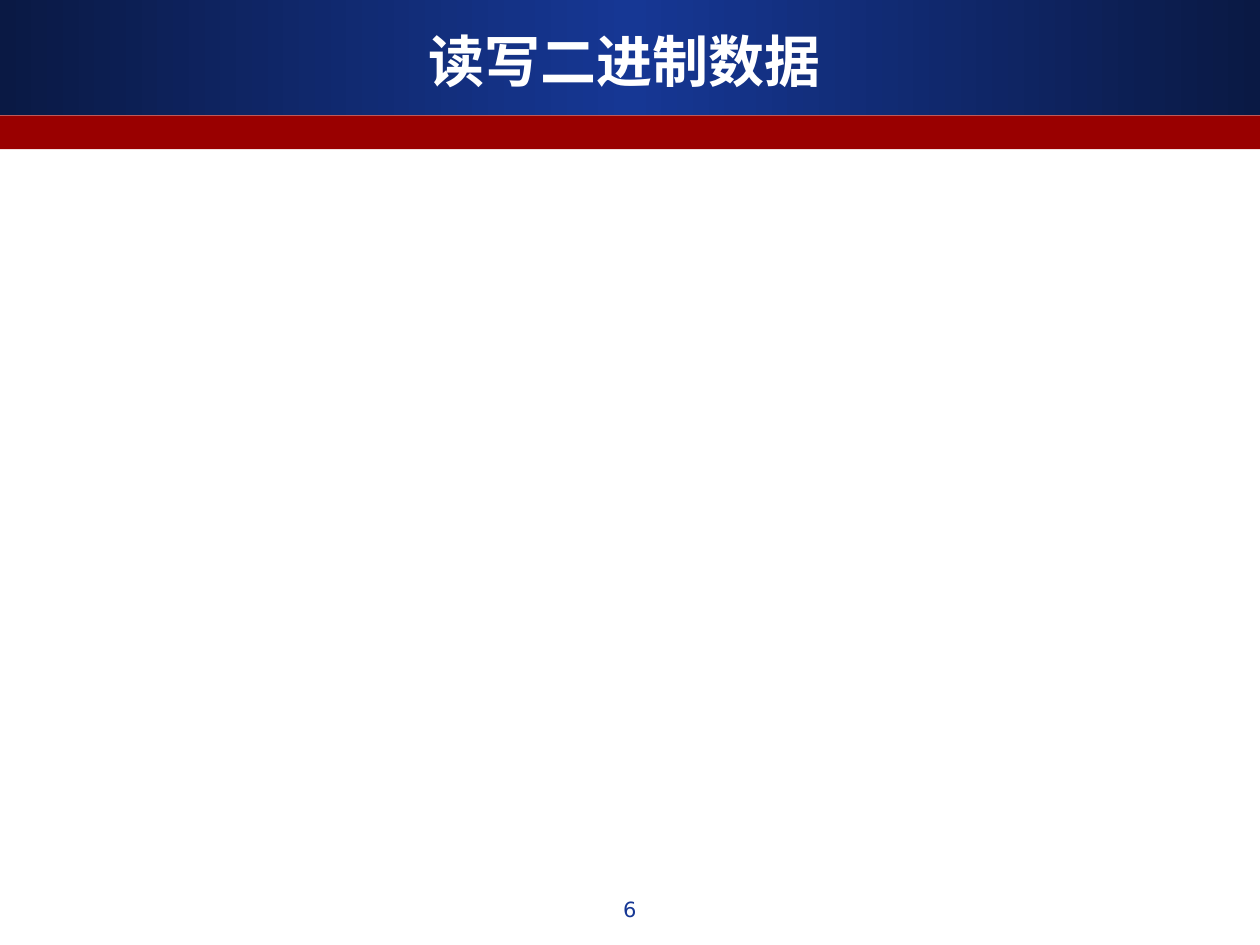
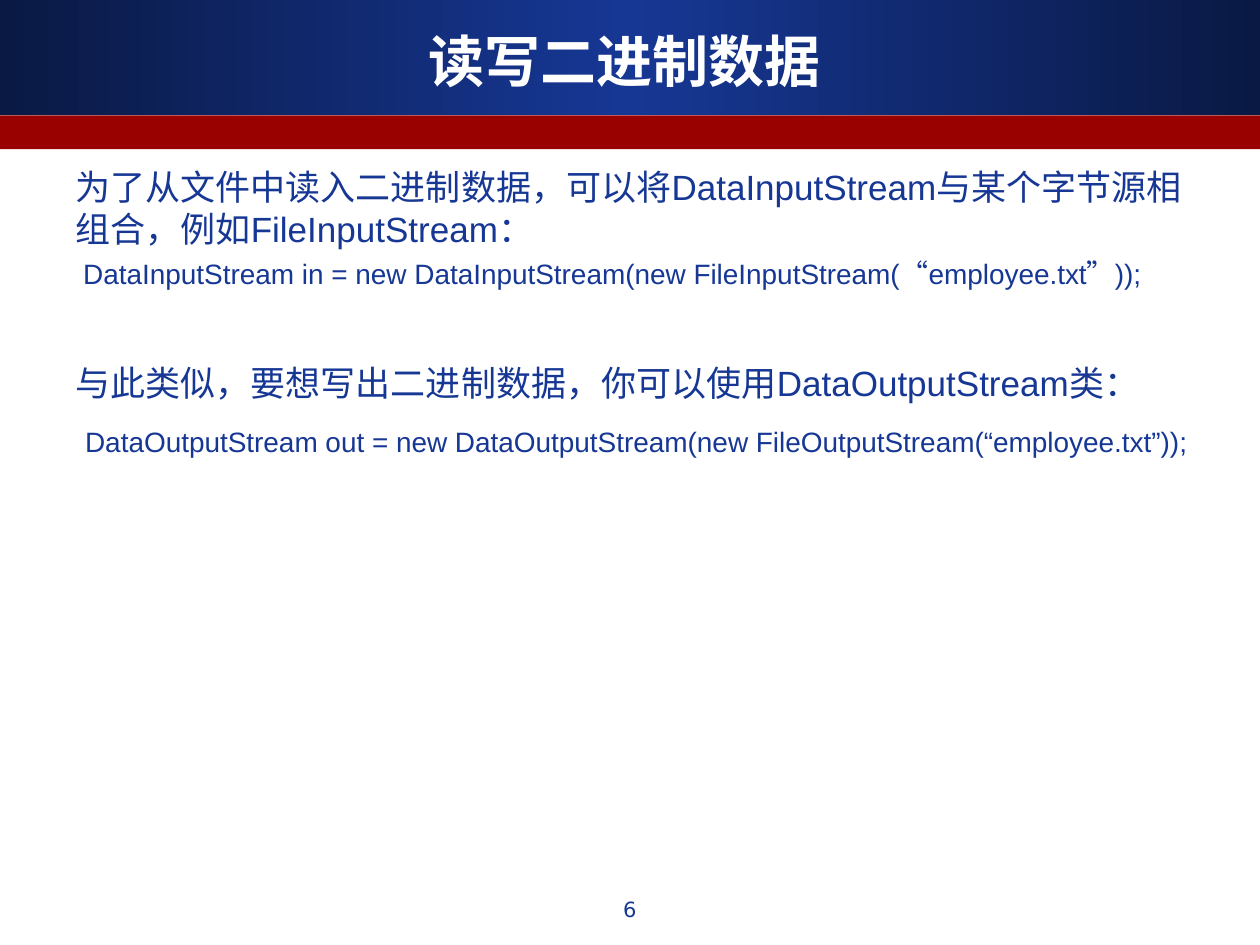
Before and after one commit to ALiberInc/Training, a slide deck: slide 6 of Java/第七章_流与文件.ppt. Drawn at 1260x945 pixels with LibreOffice and Linux fonts; fonts in the diff are those of the drawing. Boxes give left, top, right and bottom in pixels: in the first picture for what was removed or moved away, otherwise in the second. Text is boxed around its words. In the diff, an @@ line names an element or a change of style, - is before the commit and + after.

```diff
--- a/Java/第七章_流与文件.ppt
+++ b/Java/第七章_流与文件.ppt
@@ text added at bbox=[75, 170, 1187, 457], 16 pt, text #163794 @@
+为了从文件中读入二进制数据，可以将DataInputStream与某个字节源相组合，例如FileInputStream：
+DataInputStream in = new DataInputStream(new FileInputStream(“employee.txt”));
+与此类似，要想写出二进制数据，你可以使用DataOutputStream类：
+DataOutputStream out = new DataOutputStream(new FileOutputStream(“employee.txt”));
```
Also in this commit, not shown: 1 other slide changed, 3 slides added.
